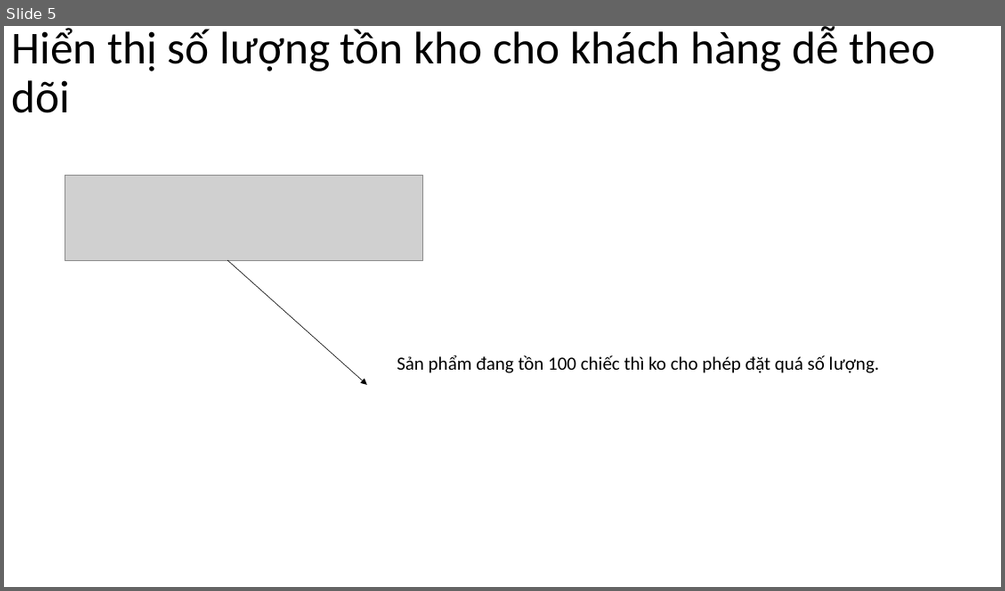
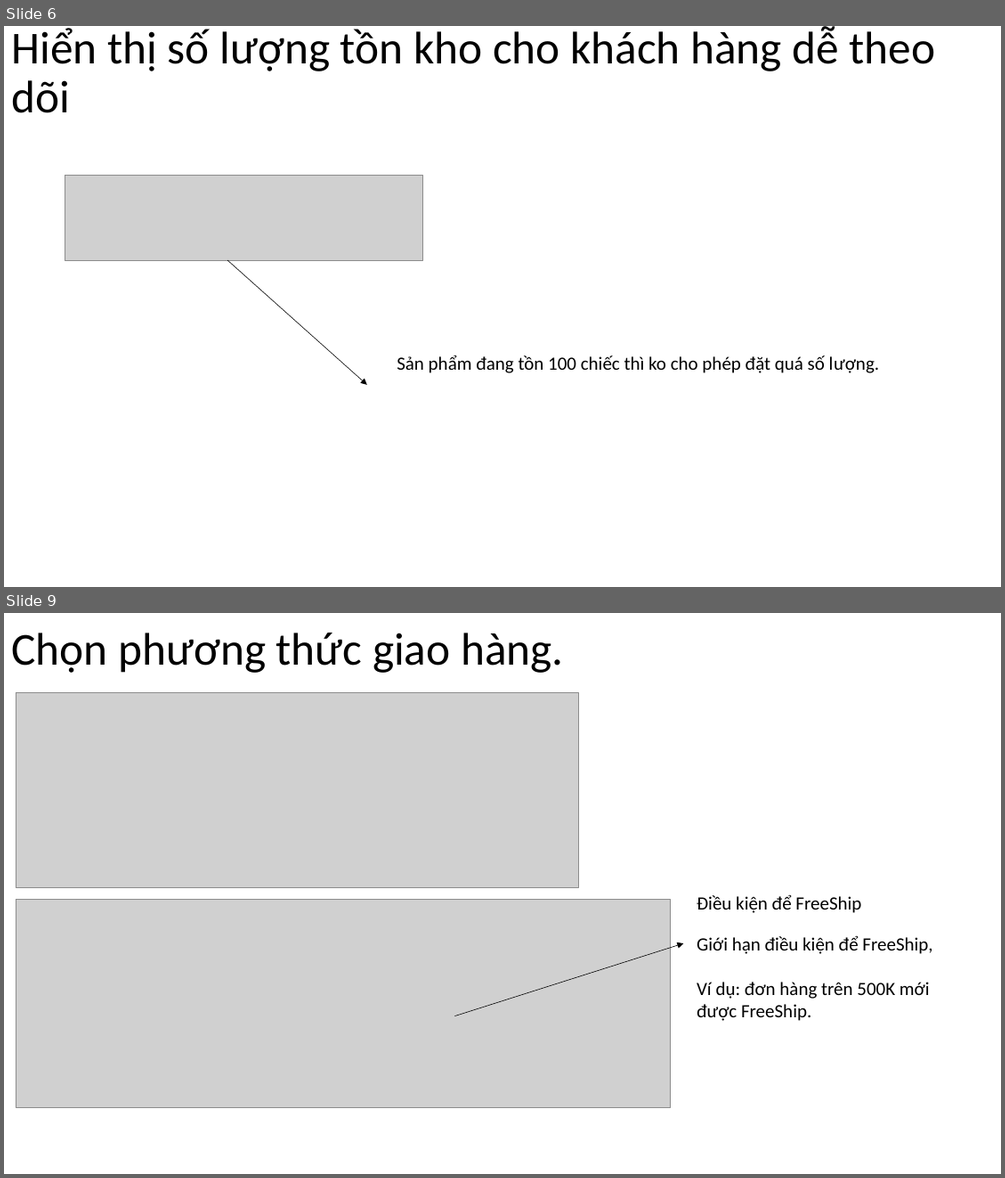
Before and after one commit to DangVanDoan05/WordPress, a slide deck: Woocommerce Toàn Tập A - Z.pptx. Shown one above the other, each under a label of ours: slide 5 before the commit, slides 6 and 9 after it; the slides between them are not shown. The pictures are 1005x591 and 1005x1178 pixels, drawn with LibreOffice and Linux fonts; fonts in the diff are those of the drawing; grey boxes stand for pictures. Boxes give left, top, right and bottom in pixels: in the first picture for what was removed or moved away, otherwise in the second. Text is boxed around its words. In the diff, an @@ line names an element or a change of style, - is before the commit and + after.

```diff
--- a/Woocommerce Toàn Tập A - Z.pptx
+++ b/Woocommerce Toàn Tập A - Z.pptx
@@ slide 9 added at (x1=4, y1=613, x2=1001, y2=1174), background #FFFFFF @@
@@ title added at (x1=11, y1=633, x2=564, y2=673), 44 pt, text #000000 @@
+Chọn phương thức giao hàng.
@@ picture added at (x1=16, y1=693, x2=579, y2=887) @@
@@ picture added at (x1=16, y1=900, x2=671, y2=1107) @@
@@ text added at (x1=696, y1=894, x2=861, y2=913), 18 pt, text #000000 @@
+Điều kiện để FreeShip
@@ arrow added from (455, 1016) to (684, 943), #000000 0.5 pt @@
@@ text added at (x1=696, y1=935, x2=932, y2=1021), 18 pt, text #000000 @@
+Giới hạn điều kiện để FreeShip,
+Ví dụ: đơn hàng trên 500K mới được FreeShip.
@@ what was slide 5 is now slide 6 @@
```
Also in this commit, not shown: 2 slides changed, 12 other slides added, 2 slides removed, 1 other file.
